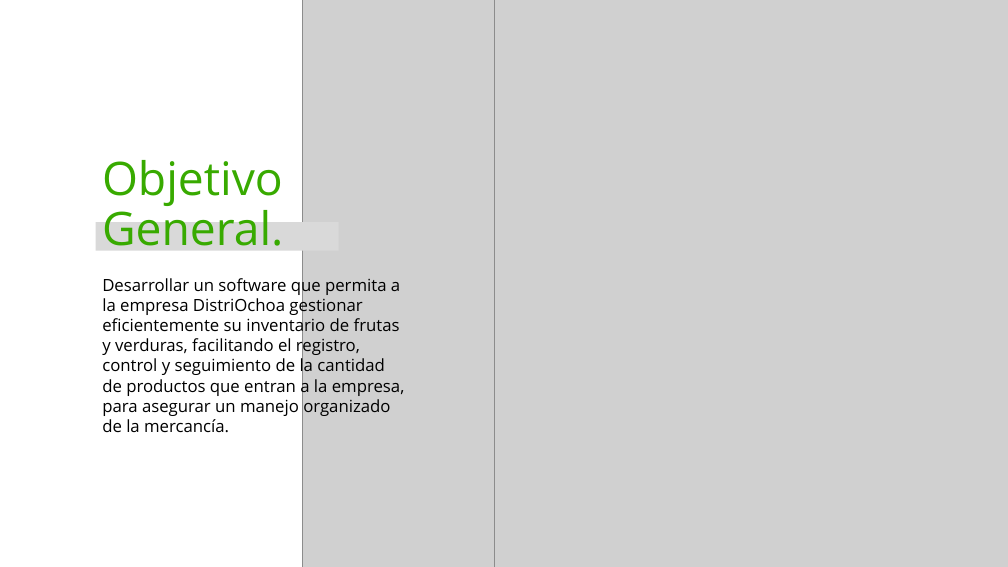
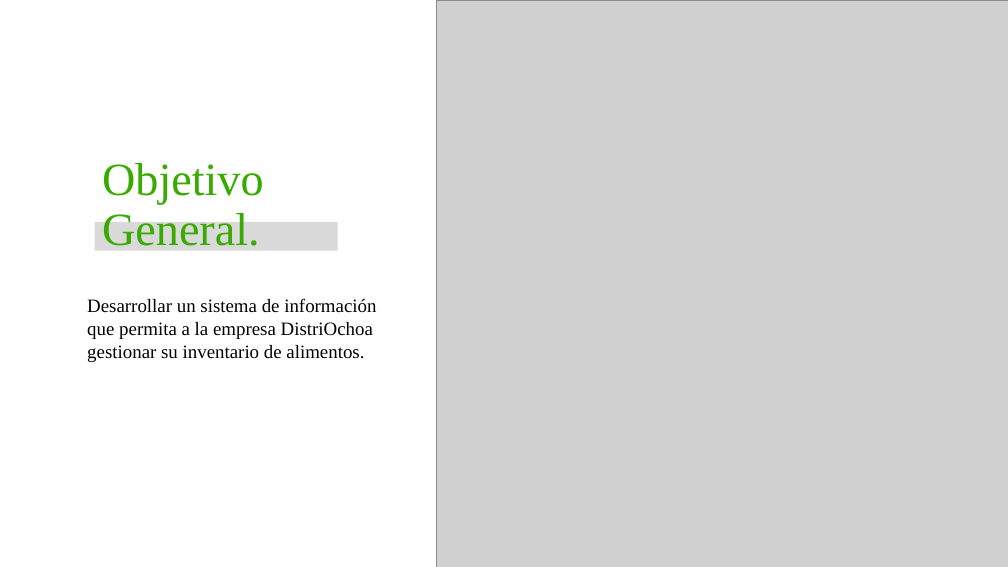
Before and after one commit to InventarioDistriOchoa/ProyectoFinal, a slide deck: slide 2 of Trimestre 1/Proyecto Presentación SENA.pptx. Drawn at 1008x567 pixels with LibreOffice and Linux fonts; fonts in the diff are those of the drawing; grey boxes stand for pictures; background and template pictures are left out. Boxes give left, top, right and bottom in pixels: in the first picture for what was removed or moved away, otherwise in the second. Text is boxed around its words. In the diff, an @@ line names an element or a change of style, - is before the commit and + after.

```diff
--- a/Trimestre 1/Proyecto Presentación SENA.pptx
+++ b/Trimestre 1/Proyecto Presentación SENA.pptx
@@ picture removed at [302, 0, 1008, 567] @@
@@ picture: place and size @@
-picture at [495, 0, 1008, 567]
+picture at [436, 0, 1008, 567]
@@ text "Objetivo" at [102, 163, 264, 246]: font Open Sans to Times New Roman @@
@@ text at [87, 298, 376, 362]: text changed; size 16 to 18 pt; font Open Sans to Times New Roman @@
-Desarrollar un software que permita a la empresa DistriOchoa gestionar eficientemente su inventario de frutas y verduras, facilitando el registro, control y seguimiento de la cantidad de productos que entran a la empresa, para asegurar un manejo organizado de la mercancía.
+Desarrollar un sistema de información que permita a la empresa DistriOchoa gestionar su inventario de alimentos.
```
Also in this commit, not shown: 4 other slides changed, 2 slides added, 3 slides removed, 3 other files.
